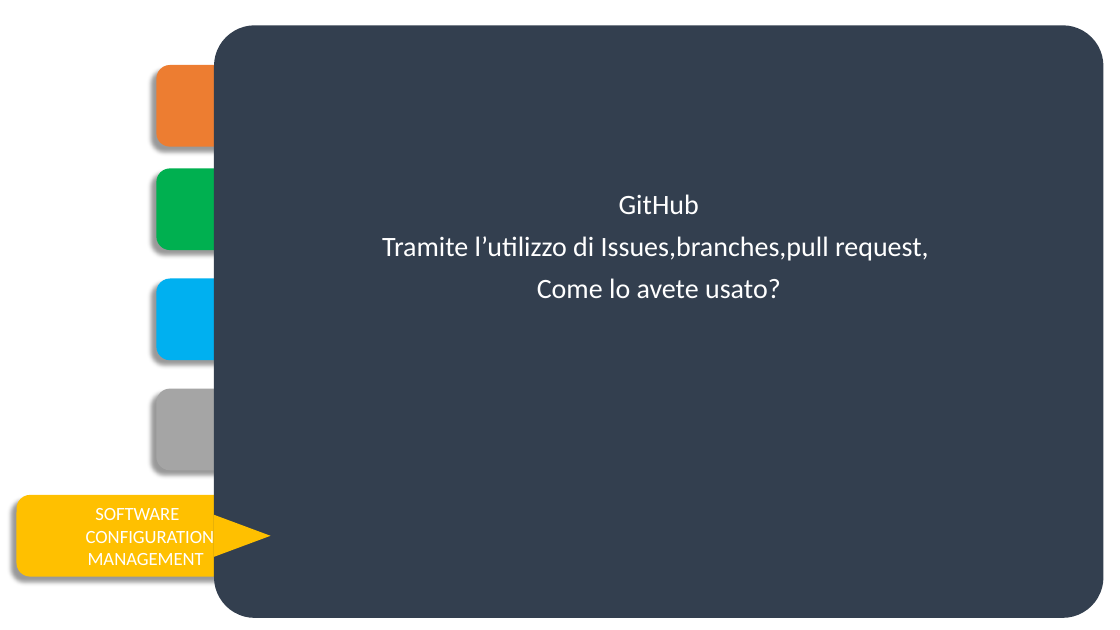
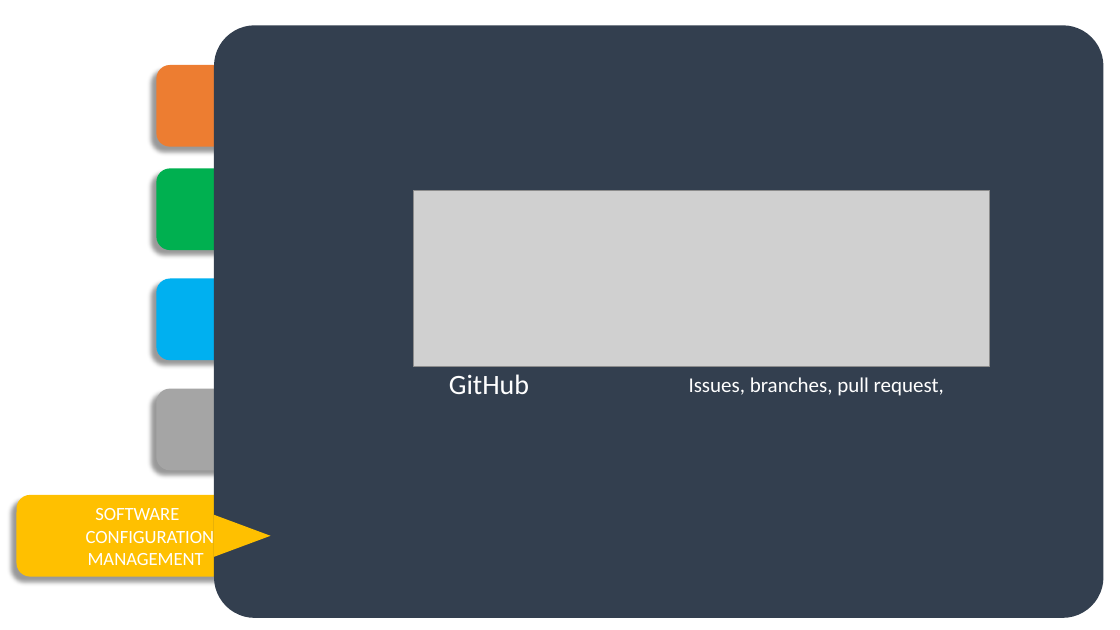
Before and after one commit to FilippoBolis/MED_Progetto_Ing_Software_23_24, a slide deck: slide 5 of MED/doc/Presentazione M.E.D.pptx. Drawn at 1120x630 pixels with LibreOffice and Linux fonts; fonts in the diff are those of the drawing; grey boxes stand for pictures. Boxes give left, top, right and bottom in pixels: in the first picture for what was removed or moved away, otherwise in the second. Text is boxed around its words. In the diff, an @@ line names an element or a change of style, - is before the commit and + after.

```diff
--- a/MED/doc/Presentazione M.E.D.pptx
+++ b/MED/doc/Presentazione M.E.D.pptx
@@ picture added at (413,191,990,366) @@
@@ text at (382,236,929,298): paragraphs removed @@
-Tramite l’utilizzo di Issues,branches,pull request,
-Come lo avete usato?
@@ text "GitHub": place and size @@
-text "GitHub" at (382,194,929,298)
+text "GitHub" at (449,374,529,394)
@@ text added at (689,377,944,396), 18 pt, text #FFFFFF @@
+Issues, branches, pull request,
```
Also in this commit, not shown: 5 other slides changed, 1 other file.
